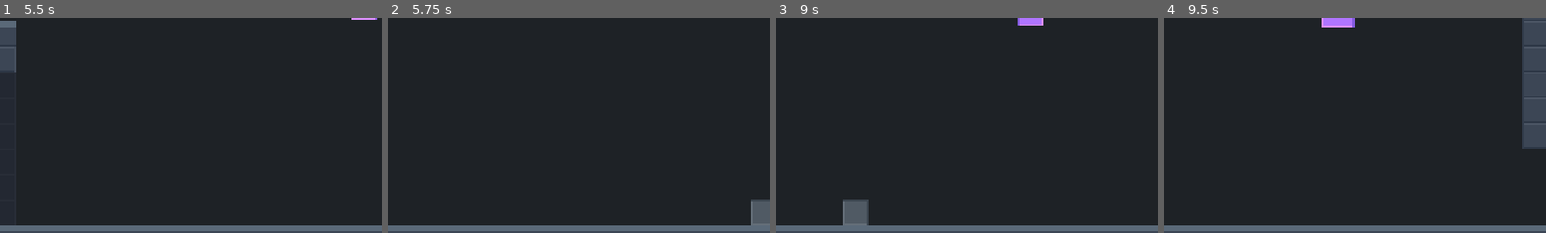
Above: before the commit, frames 1-4 (left to right).
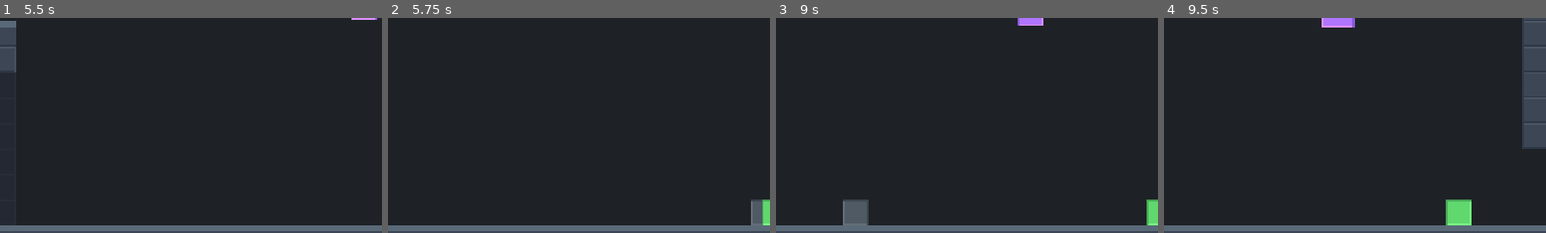
Above: after the commit, the same moments.

Repository: ido1224/2d-metroidvania
Game: Godot game, scene res://scenes/rooms/test_room.tscn
Same seed, same stepped clock (60 frames per second), same inputs: the game is played once before the commit and once after it.
Inputs:
- Up to frame 1 (5.5 s): hold D (move_right) 0.53-2.03 s; tap J (attack) at 0.6, 1.55, 2.1, 3.05, 4.35 s; tap Space (jump) at 0.77, 1.52, 3.02, 3.77, 4.52 s; tap K (dash) at 0.8, 1.35, 2.3, 2.85, 3.8, 5.1 s; hold A (move_left) 2.03-2.78 s; hold D (move_right) 2.78-4.28 s; tap Q (ground_slam) at 3.6 s; hold A (move_left) 4.28-5.03 s; hold D (move_right) from 5.03 s (still down)
- Up to frame 2 (5.75 s): keep holding D (move_right)
- Up to frame 3 (9 s): release D (move_right) at 5.78 s; hold A (move_left) 5.78-7.28 s; tap J (attack) at 5.85, 7.55, 8.1 s; tap Space (jump) at 6.02, 6.77, 7.52 s; tap K (dash) at 6.6, 8.3, 8.85 s; hold D (move_right) from 7.28 s (still down); tap Q (ground_slam) at 7.35 s
- Up to frame 4 (9.5 s): keep holding D (move_right); tap Space (jump) at 9.02 s; tap J (attack) at 9.05 s
The pictures show only the part of the screen within x 50-100%, y 47-97%; the shares and areas given below are measured in that part.

Frame 1 is identical in both runs. In frame 2, 0.2% of the frame differs, in the area x 98-100%, y 84-97%; in frame 3, 0.4%; in frame 4, 0.8%, in the area x 73-81%, y 84-97%.

Commit message:
Add Shooter enemy and reusable Projectile (v0.11.0)
Ground enemy that keeps 90-170 px away (never off ledges or into walls),
fires a telegraphed slow orb when it has line of sight. The orb can be hit
back with an attack: it reverses, speeds up and damages enemies.
Placed in test_room at (920, 240).

Co-Authored-By: Claude Opus 5.5 <noreply@anthropic.com>
Claude-Session: https://claude.ai/code/session_01SiMGQoBfnYZj9AUBZdEwK8

Diff:
--- /dev/null
+++ b/scenes/enemies/projectile/projectile.gd
@@ -0,0 +1,123 @@
+# =============================================================
+# PROJECTILE (reusable enemy shot)
+# =============================================================
+# A slow orb that flies in a straight line. Any enemy can fire
+# one: instance projectile.tscn, add it to the room, set its
+# global_position, then call launch(direction, speed).
+#
+#   - Pops on World geometry (root Area2D masks World = 1)
+#   - Pops when its Hitbox touches the player's hurtbox
+#     (a pierce dash disables that hurtbox, so it passes through)
+#   - Pops after `lifetime` seconds
+#   - HIT IT BACK: its Hurtbox sits on EnemyHurtbox (64), so the
+#     player's attack can hit it. It then reverses in the
+#     direction of the swing, speeds up, turns white, and its
+#     Hitbox switches to the PLAYER's side (layer 8, mask 64),
+#     so it damages enemies — including whoever fired it.
+#
+# Drawn with _draw(), no texture needed.
+# =============================================================
+
+class_name Projectile
+extends Area2D
+
+## Seconds before it fizzles out on its own
+@export var lifetime: float = 4.0
+
+## Speed multiplier when the player hits it back
+@export var reflect_speed_mult: float = 1.6
+
+## Visual radius (pixels). The hit shapes are set in the .tscn.
+@export var radius: float = 4.0
+
+@export var color: Color = Color(1.0, 0.55, 0.15)
+@export var reflected_color: Color = Color(0.85, 0.95, 1.0)
+
+var velocity: Vector2 = Vector2.ZERO
+var reflected: bool = false
+
+var _age: float = 0.0
+var _popped: bool = false
+
+@onready var hitbox: Hitbox = $Hitbox
+@onready var hurtbox: Hurtbox = $Hurtbox
+
+
+func _ready() -> void:
+	body_entered.connect(_on_body_entered)
+	# Hitbox's own area_entered handler (connected in its _ready, which ran
+	# first) applies the damage; this one just pops the orb afterwards.
+	hitbox.area_entered.connect(_on_hitbox_area_entered)
+	hurtbox.hurt.connect(_on_hurt)
+
+
+## Start flying. [direction] is normalised here.
+func launch(direction: Vector2, speed: float) -> void:
+	velocity = direction.normalized() * speed
+	hitbox.activate(_flat_knockback_dir(velocity))
+	queue_redraw()
+
+
+func _physics_process(delta: float) -> void:
+	if _popped:
+		return
+	global_position += velocity * delta
+	_age += delta
+	if _age >= lifetime:
+		pop()
+
+
+func _draw() -> void:
+	draw_circle(Vector2.ZERO, radius, reflected_color if reflected else color)
+	draw_circle(Vector2.ZERO, radius * 0.45, Color(1.0, 1.0, 0.85))
+
+
+## Burst and disappear. Safe to call more than once.
+func pop() -> void:
+	if _popped:
+		return
+	_popped = true
+	velocity = Vector2.ZERO
+	hitbox.set_deferred("monitoring", false)
+	hurtbox.set_deferred("monitorable", false)
+	set_deferred("monitoring", false)
+	var t := create_tween()
+	t.set_parallel(true)
+	t.tween_property(self, "scale", Vector2(2.2, 2.2), 0.08)
+	t.tween_property(self, "modulate:a", 0.0, 0.08)
+	t.chain().tween_callback(queue_free)
+
+
+# ── Signals ──────────────────────────────────────────────────────────────────
+
+func _on_body_entered(_body: Node2D) -> void:
+	pop()
+
+
+func _on_hitbox_area_entered(area: Area2D) -> void:
+	if area != hurtbox and area.has_method("take_hit"):
+		pop()
+
+
+# The player's attack hit the orb: send it back.
+func _on_hurt(_damage: int, knockback: Vector2) -> void:
+	if reflected or _popped:
+		return
+	reflected = true
+	var dir: Vector2 = knockback.normalized() if not knockback.is_zero_approx() else -velocity.normalized()
+	velocity = dir * velocity.length() * reflect_speed_mult
+	_age = 0.0
+
+	# Switch sides: now a player hitbox (layer 8) that hits enemy hurtboxes (64).
+	# Deferred because we're inside a physics callback.
+	hitbox.set_deferred("collision_layer", 8)
+	hitbox.set_deferred("collision_mask", 64)
+	hurtbox.set_deferred("monitorable", false)
+	hitbox.call_deferred("activate", _flat_knockback_dir(velocity))
+	queue_redraw()
+
+
+# Knock whoever it hits straight sideways (player.gd / enemy Hurt states add
+# their own vertical handling). Matches the walker and flyer.
+func _flat_knockback_dir(v: Vector2) -> Vector2:
+	return Vector2(signf(v.x) if absf(v.x) > 0.1 else 1.0, 0.0)
--- /dev/null
+++ b/scenes/enemies/projectile/projectile.tscn
@@ -0,0 +1,54 @@
+[gd_scene load_steps=6 format=3]
+
+[ext_resource type="Script" path="res://scenes/enemies/projectile/projectile.gd" id="1_proj"]
+[ext_resource type="Script" path="res://scenes/components/hitbox.gd" id="2_hitbox"]
+[ext_resource type="Script" path="res://scenes/components/hurtbox.gd" id="3_hurtbox"]
+
+[sub_resource type="CircleShape2D" id="orb_shape"]
+radius = 4.0
+
+[sub_resource type="CircleShape2D" id="hurt_shape"]
+radius = 6.0
+
+; ---------------------------------------------------------------
+; Physics layer reference:
+;   World=1  Player=2  Enemy=4  PlayerHitbox=8
+;   EnemyHitbox=16  PlayerHurtbox=32  EnemyHurtbox=64
+;
+; Root: detects World bodies only (to pop on walls/floors).
+; Hitbox: EnemyHitbox (16) -> PlayerHurtbox (32); switched to
+;         PlayerHitbox (8) -> EnemyHurtbox (64) when hit back.
+; Hurtbox: EnemyHurtbox (64), slightly larger than the orb so
+;          it's fair to swat.
+; Hitbox/Hurtbox use the component scripts directly (not the
+; component scenes) so the shapes can be orb-sized.
+; ---------------------------------------------------------------
+
+[node name="Projectile" type="Area2D"]
+collision_layer = 0
+collision_mask = 1
+monitorable = false
+script = ExtResource("1_proj")
+
+[node name="CollisionShape2D" type="CollisionShape2D" parent="."]
+shape = SubResource("orb_shape")
+
+[node name="Hitbox" type="Area2D" parent="."]
+collision_layer = 16
+collision_mask = 32
+monitoring = false
+monitorable = false
+script = ExtResource("2_hitbox")
+damage = 1
+knockback_force = 160.0
+
+[node name="CollisionShape2D" type="CollisionShape2D" parent="Hitbox"]
+shape = SubResource("orb_shape")
+
+[node name="Hurtbox" type="Area2D" parent="."]
+collision_layer = 64
+collision_mask = 0
+script = ExtResource("3_hurtbox")
+
+[node name="CollisionShape2D" type="CollisionShape2D" parent="Hurtbox"]
+shape = SubResource("hurt_shape")
--- /dev/null
+++ b/scenes/enemies/shooter/shooter.gd
@@ -0,0 +1,96 @@
+# =============================================================
+# SHOOTER
+# =============================================================
+# A ground enemy that fights at range. It keeps 90–170 px from
+# the player (backing off if they get close, without walking off
+# ledges or into walls) and fires slow, telegraphed orbs
+# (projectile.tscn) when it has a clear line of sight.
+#
+#   Idle       — stands still until the player is detected
+#   Alert      — "!" beat
+#   Reposition — keeps its distance; decides when to shoot
+#   Shoot      — orange glow windup, fire, short recovery
+#   Hurt / Death
+#
+# Counterplay: close the distance (it's slow and has 2 HP), dodge
+# or pierce-dash through the orbs, or hit an orb back at it.
+# =============================================================
+
+class_name Shooter
+extends BaseEnemy
+
+const PROJECTILE := preload("res://scenes/enemies/projectile/projectile.tscn")
+
+## Minimum time between shots (seconds), counted from the last shot
+@export var shot_cooldown: float = 1.3
+
+## Orb speed (pixels/second). Slow on purpose — it should be dodgeable.
+@export var projectile_speed: float = 130.0
+
+## Where shots come from, relative to the body centre
+@export var muzzle_offset: Vector2 = Vector2(0, -4)
+
+var _since_shot: float = 999.0
+
+
+func _physics_process(delta: float) -> void:
+	super(delta)
+	if hitstop_time > 0.0:
+		return
+	_since_shot += delta
+
+
+# =============================================================
+# HELPERS (called by shooter states)
+# =============================================================
+
+func shot_ready() -> bool:
+	return _since_shot >= shot_cooldown
+
+
+func muzzle_position() -> Vector2:
+	return global_position + muzzle_offset
+
+
+## Fire one orb from the muzzle toward [target] (a world position).
+func fire_at(target: Vector2) -> void:
+	var from: Vector2 = muzzle_position()
+	var dir: Vector2 = (target - from).normalized()
+	if dir.is_zero_approx():
+		dir = Vector2(float(facing_direction), 0.0)
+	var p: Projectile = PROJECTILE.instantiate()
+	get_parent().add_child(p)
+	p.global_position = from + dir * 10.0
+	p.launch(dir, projectile_speed)
+	_since_shot = 0.0
+
+
+## True if nothing on the World layer is between the muzzle and the player.
+func has_line_of_sight() -> bool:
+	if not is_instance_valid(player):
+		return false
+	var query := PhysicsRayQueryParameters2D.create(
+			muzzle_position(), player.global_position, 1, [get_rid()])
+	return get_world_2d().direct_space_state.intersect_ray(query).is_empty()
+
+
+## True if it can step in [dir] (-1 / +1): no wall right ahead and
+## floor under the next step. Works whichever way it's facing, which
+## matters because it walks backwards while keeping its distance.
+func can_move(dir: float) -> bool:
+	var space := get_world_2d().direct_space_state
+	var ahead := Vector2(dir * 12.0, 0.0)
+	var wall := PhysicsRayQueryParameters2D.create(global_position, global_position + ahead, 1, [get_rid()])
+	if not space.intersect_ray(wall).is_empty():
+		return false
+	var floor := PhysicsRayQueryParameters2D.create(
+			global_position + ahead, global_position + ahead + Vector2(0, 18), 1, [get_rid()])
+	return not space.intersect_ray(floor).is_empty()
+
+
+func face_player() -> void:
+	if not is_instance_valid(player):
+		return
+	var dx: float = player.global_position.x - global_position.x
+	if absf(dx) > 2.0:
+		set_facing(1 if dx > 0.0 else -1)
--- /dev/null
+++ b/scenes/enemies/shooter/shooter.tscn
@@ -0,0 +1,98 @@
+[gd_scene load_steps=16 format=3]
+
+[ext_resource type="Script" path="res://scenes/enemies/shooter/shooter.gd" id="1_shoot"]
+[ext_resource type="Script" path="res://scenes/enemies/states/enemy_state_machine.gd" id="2_sm"]
+[ext_resource type="Script" path="res://scenes/enemies/states/shooter/idle.gd" id="3_idle"]
+[ext_resource type="Script" path="res://scenes/enemies/states/shooter/alert.gd" id="4_alert"]
+[ext_resource type="Script" path="res://scenes/enemies/states/shooter/reposition.gd" id="5_repo"]
+[ext_resource type="Script" path="res://scenes/enemies/states/shooter/shoot.gd" id="6_shoot"]
+[ext_resource type="Script" path="res://scenes/enemies/states/shooter/hurt.gd" id="7_hurt"]
+[ext_resource type="Script" path="res://scenes/enemies/states/ground_walker/death.gd" id="8_death"]
+[ext_resource type="PackedScene" path="res://scenes/components/hurtbox.tscn" id="9_hurtbox"]
+[ext_resource type="PackedScene" path="res://scenes/components/hitbox.tscn" id="10_hitbox"]
+[ext_resource type="PackedScene" path="res://scenes/components/health_component.tscn" id="11_health"]
+[ext_resource type="Texture2D" path="res://assets/sprites/tilesets/placeholder_tile.png" id="12_sprite"]
+
+[sub_resource type="RectangleShape2D" id="body_shape"]
+size = Vector2(16, 16)
+
+[sub_resource type="CircleShape2D" id="detection_shape"]
+radius = 200.0
+
+; ---------------------------------------------------------------
+; Physics layer reference:
+;   World=1  Player=2  Enemy=4  PlayerHitbox=8
+;   EnemyHitbox=16  PlayerHurtbox=32  EnemyHurtbox=64
+;
+; Same node layout BaseEnemy requires. No WallCheck/FloorCheck:
+; it walks backwards while facing the player, so shooter.gd's
+; can_move() casts its own rays in the direction of travel.
+; The Hitbox is never activated (it fights with projectiles); it
+; is here because the shared Death state deactivates it.
+; Death is the Ground Walker's (nothing walker-specific in it).
+; ---------------------------------------------------------------
+
+[node name="Shooter" type="CharacterBody2D"]
+collision_layer = 4
+collision_mask = 1
+script = ExtResource("1_shoot")
+run_speed = 45.0
+
+; Bright green tint to tell it apart (walker = grey, flyer = purple).
+; self_modulate, so hit flash / windup glow (modulate) still show.
+[node name="Sprite2D" type="Sprite2D" parent="."]
+self_modulate = Color(1.2, 2.4, 1.1, 1)
+texture = ExtResource("12_sprite")
+
+[node name="CollisionShape2D" type="CollisionShape2D" parent="."]
+shape = SubResource("body_shape")
+
+[node name="StateMachine" type="Node" parent="."]
+script = ExtResource("2_sm")
+initial_state_name = "Idle"
+
+[node name="Idle" type="Node" parent="StateMachine"]
+script = ExtResource("3_idle")
+
+[node name="Alert" type="Node" parent="StateMachine"]
+script = ExtResource("4_alert")
+
+[node name="Reposition" type="Node" parent="StateMachine"]
+script = ExtResource("5_repo")
+
+[node name="Shoot" type="Node" parent="StateMachine"]
+script = ExtResource("6_shoot")
+
+[node name="Hurt" type="Node" parent="StateMachine"]
+script = ExtResource("7_hurt")
+
+[node name="Death" type="Node" parent="StateMachine"]
+script = ExtResource("8_death")
+
+[node name="Hurtbox" parent="." instance=ExtResource("9_hurtbox")]
+collision_layer = 64
+collision_mask = 0
+
+[node name="Hitbox" parent="." instance=ExtResource("10_hitbox")]
+collision_layer = 16
+collision_mask = 32
+monitoring = false
+
+; 2 HP — dangerous at range, fragile up close
+[node name="HealthComponent" parent="." instance=ExtResource("11_health")]
+max_health = 2
+
+[node name="DetectionZone" type="Area2D" parent="."]
+collision_layer = 0
+collision_mask = 2
+
+[node name="CollisionShape2D" type="CollisionShape2D" parent="DetectionZone"]
+shape = SubResource("detection_shape")
+
+[node name="BodyArea" type="Area2D" parent="."]
+collision_layer = 16
+collision_mask = 32
+monitorable = false
+
+[node name="CollisionShape2D" type="CollisionShape2D" parent="BodyArea"]
+shape = SubResource("body_shape")
--- /dev/null
+++ b/scenes/enemies/states/shooter/alert.gd
@@ -0,0 +1,47 @@
+# =============================================================
+# SHOOTER — ALERT STATE
+# =============================================================
+# The "!" beat: faces the player and does a quick tall stretch
+# before it starts keeping its distance.
+#
+# Transitions:
+#   -> "Reposition" : alert timer expires
+# =============================================================
+
+extends EnemyState
+
+const ALERT_DURATION: float = 0.30
+
+var _timer: float = 0.0
+var _anim_tween: Tween = null
+
+
+func enter() -> void:
+	_timer = 0.0
+	enemy.velocity.x = 0.0
+	enemy.face_player()
+
+	var spr: Sprite2D = enemy.get_node("Sprite2D")
+	spr.scale = Vector2.ONE
+	_anim_tween = enemy.create_tween()
+	_anim_tween.set_ease(Tween.EASE_OUT)
+	_anim_tween.set_trans(Tween.TRANS_BACK)
+	_anim_tween.tween_property(spr, "scale", Vector2(0.8, 1.3), 0.10)
+	_anim_tween.tween_property(spr, "scale", Vector2.ONE, 0.18)
+
+
+func exit() -> void:
+	if _anim_tween and _anim_tween.is_valid():
+		_anim_tween.kill()
+	enemy.get_node("Sprite2D").scale = Vector2.ONE
+
+
+func physics_update(delta: float) -> String:
+	_timer += delta
+	enemy.apply_gravity(delta)
+	enemy.velocity.x = 0.0
+	enemy.move_and_slide()
+
+	if _timer >= ALERT_DURATION:
+		return "Reposition"
+	return ""
--- /dev/null
+++ b/scenes/enemies/states/shooter/hurt.gd
@@ -0,0 +1,41 @@
+# =============================================================
+# SHOOTER — HURT STATE
+# =============================================================
+# Stagger with horizontal knockback (same feel as the walker's).
+#
+# Entered via EnemyStateMachine.force_transition("Hurt").
+#
+# Transitions (after stun):
+#   -> "Reposition" : player still detected
+#   -> "Idle"       : player lost
+# =============================================================
+
+extends EnemyState
+
+@export var stun_duration: float = 0.45
+
+var _timer: float = 0.0
+
+
+func enter() -> void:
+	_timer = 0.0
+	enemy.velocity.x = 0.0
+	var spr: Sprite2D = enemy.get_node("Sprite2D")
+	var t: Tween = enemy.create_tween()
+	t.set_ease(Tween.EASE_OUT)
+	t.set_trans(Tween.TRANS_BACK)
+	t.tween_property(spr, "scale", Vector2(0.6, 1.35), 0.06)
+	t.tween_property(spr, "scale", Vector2.ONE, 0.20)
+
+
+func physics_update(delta: float) -> String:
+	_timer += delta
+	enemy.apply_gravity(delta)
+	enemy.velocity.x = enemy.knockback_velocity.x
+	enemy.move_and_slide()
+
+	if _timer >= stun_duration:
+		if enemy.player_in_detection_zone:
+			return "Reposition"
+		return "Idle"
+	return ""
--- /dev/null
+++ b/scenes/enemies/states/shooter/idle.gd
@@ -0,0 +1,20 @@
+# =============================================================
+# SHOOTER — IDLE STATE (initial)
+# =============================================================
+# Stands still (a sentry) until the player is detected.
+#
+# Transitions:
+#   -> "Alert" : player enters DetectionZone
+# =============================================================
+
+extends EnemyState
+
+
+func physics_update(delta: float) -> String:
+	enemy.apply_gravity(delta)
+	enemy.velocity.x = move_toward(enemy.velocity.x, 0.0, 600.0 * delta)
+	enemy.move_and_slide()
+
+	if enemy.player_in_detection_zone:
+		return "Alert"
+	return ""
--- /dev/null
+++ b/scenes/enemies/states/shooter/reposition.gd
@@ -0,0 +1,56 @@
+# =============================================================
+# SHOOTER — REPOSITION STATE
+# =============================================================
+# Keeps a comfortable firing distance while always facing the
+# player:
+#   closer than MIN_DIST (horizontally)  -> back away (a bit faster)
+#   further than MAX_DIST, or no line of sight -> walk closer
+#   otherwise                            -> hold position
+# It never steps off a ledge or into a wall (Shooter.can_move);
+# if it's cornered it just stands its ground and keeps shooting.
+#
+# Transitions:
+#   -> "Shoot" : clear line of sight, cooldown ready, in range
+#   -> "Idle"  : player left DetectionZone
+# =============================================================
+
+extends EnemyState
+
+const MIN_DIST: float = 90.0
+const MAX_DIST: float = 170.0
+
+## Straight-line range it's willing to fire from
+const SHOOT_MIN: float = 30.0
+const SHOOT_MAX: float = 230.0
+
+const BACKOFF_SPEED_MULT: float = 1.2
+
+
+func physics_update(delta: float) -> String:
+	if not is_instance_valid(enemy.player) or not enemy.player_in_detection_zone:
+		return "Idle"
+
+	enemy.apply_gravity(delta)
+	enemy.face_player()
+
+	var dx: float = enemy.player.global_position.x - enemy.global_position.x
+	var toward: float = signf(dx) if absf(dx) > 0.5 else float(enemy.facing_direction)
+	var los: bool = enemy.has_line_of_sight()
+
+	var move_dir: float = 0.0
+	var speed: float = enemy.run_speed
+	if absf(dx) < MIN_DIST:
+		move_dir = -toward
+		speed *= BACKOFF_SPEED_MULT
+	elif absf(dx) > MAX_DIST or not los:
+		move_dir = toward
+	if move_dir != 0.0 and not enemy.can_move(move_dir):
+		move_dir = 0.0
+
+	enemy.velocity.x = move_toward(enemy.velocity.x, move_dir * speed, 900.0 * delta)
+	enemy.move_and_slide()
+
+	var dist: float = enemy.global_position.distance_to(enemy.player.global_position)
+	if los and enemy.shot_ready() and dist >= SHOOT_MIN and dist <= SHOOT_MAX:
+		return "Shoot"
+	return ""
--- /dev/null
+++ b/scenes/enemies/states/shooter/shoot.gd
@@ -0,0 +1,79 @@
+# =============================================================
+# SHOOTER — SHOOT STATE
+# =============================================================
+#   WINDUP   (0.45 s) — stops, glows orange and swells. The cue
+#                       to get ready to dodge / swat. Aim is taken
+#                       at the END of the windup.
+#   FIRE              — one orb toward the player's position
+#   RECOVERY (0.35 s) — recoil squash, then back to Reposition
+#
+# If line of sight is lost during the windup it holds fire and
+# goes back to Reposition (cooldown not spent).
+#
+# Transitions:
+#   -> "Reposition" : after recovery, or line of sight lost
+# =============================================================
+
+extends EnemyState
+
+const WINDUP_DURATION: float = 0.45
+const RECOVERY_DURATION: float = 0.35
+
+enum Phase { WINDUP, RECOVERY }
+
+var _phase: Phase = Phase.WINDUP
+var _timer: float = 0.0
+var _anim_tween: Tween = null
+
+
+func enter() -> void:
+	_phase = Phase.WINDUP
+	_timer = 0.0
+	enemy.velocity.x = 0.0
+	enemy.get_node("Sprite2D").modulate = Color(1.6, 0.8, 0.3)
+	_play_scale_tween(Vector2(1.25, 1.25), WINDUP_DURATION, Tween.TRANS_SINE)
+
+
+func exit() -> void:
+	var spr: Sprite2D = enemy.get_node("Sprite2D")
+	spr.modulate = Color.WHITE
+	if _anim_tween and _anim_tween.is_valid():
+		_anim_tween.kill()
+	spr.scale = Vector2.ONE
+
+
+func physics_update(delta: float) -> String:
+	_timer += delta
+	enemy.apply_gravity(delta)
+	enemy.velocity.x = move_toward(enemy.velocity.x, 0.0, 900.0 * delta)
+	enemy.move_and_slide()
+
+	match _phase:
+		Phase.WINDUP:
+			enemy.face_player()
+			if not enemy.has_line_of_sight():
+				return "Reposition"
+			if _timer >= WINDUP_DURATION:
+				enemy.fire_at(enemy.player.global_position)
+				_phase = Phase.RECOVERY
+				_timer = 0.0
+				enemy.get_node("Sprite2D").modulate = Color.WHITE
+				# Recoil: squash back from the shot
+				enemy.velocity.x = -float(enemy.facing_direction) * 40.0
+				_play_scale_tween(Vector2(0.8, 1.15), 0.06, Tween.TRANS_QUAD)
+				_anim_tween.tween_property(enemy.get_node("Sprite2D"), "scale", Vector2.ONE, 0.2)
+		Phase.RECOVERY:
+			if _timer >= RECOVERY_DURATION:
+				return "Reposition"
+
+	return ""
+
+
+func _play_scale_tween(target: Vector2, duration: float, trans_type: int) -> void:
+	var spr: Sprite2D = enemy.get_node("Sprite2D")
+	if _anim_tween and _anim_tween.is_valid():
+		_anim_tween.kill()
+	_anim_tween = enemy.create_tween()
+	_anim_tween.set_ease(Tween.EASE_OUT)
+	_anim_tween.set_trans(trans_type)
+	_anim_tween.tween_property(spr, "scale", target, duration)
--- a/scenes/rooms/test_room.tscn
+++ b/scenes/rooms/test_room.tscn
@@ -6,6 +6,7 @@
 [ext_resource type="PackedScene" uid="uid://cqq5mtnhg54q4" path="res://scenes/objects/door.tscn" id="4_ivh7c"]
 [ext_resource type="PackedScene" path="res://scenes/enemies/ground_walker/ground_walker.tscn" id="5_gw"]
 [ext_resource type="PackedScene" path="res://scenes/enemies/flyer/flyer.tscn" id="6_fly"]
+[ext_resource type="PackedScene" path="res://scenes/enemies/shooter/shooter.tscn" id="7_shoot"]
 
 [node name="TestRoom" type="Node2D"]
 script = ExtResource("1_pvj7t")
@@ -44,6 +45,9 @@
 [node name="Flyer" parent="." instance=ExtResource("6_fly")]
 position = Vector2(860, 120)
 
+[node name="Shooter" parent="." instance=ExtResource("7_shoot")]
+position = Vector2(920, 240)
+
 [node name="DoorRight" parent="." instance=ExtResource("4_ivh7c")]
 position = Vector2(977, 232)
 door_id = "test_room_right"
Not shown, added: scenes/enemies/projectile/projectile.gd.uid
Not shown, added: scenes/enemies/shooter/shooter.gd.uid
Not shown, added: scenes/enemies/states/shooter/alert.gd.uid
Not shown, added: scenes/enemies/states/shooter/hurt.gd.uid
Not shown, added: scenes/enemies/states/shooter/idle.gd.uid
Not shown, added: scenes/enemies/states/shooter/reposition.gd.uid
Not shown, added: scenes/enemies/states/shooter/shoot.gd.uid
Not shown: 1 places in scenes/rooms/test_room.tscn that only renumber resources
Not shown, changed: CLAUDE.md
Not shown, changed: DEVLOG.md
